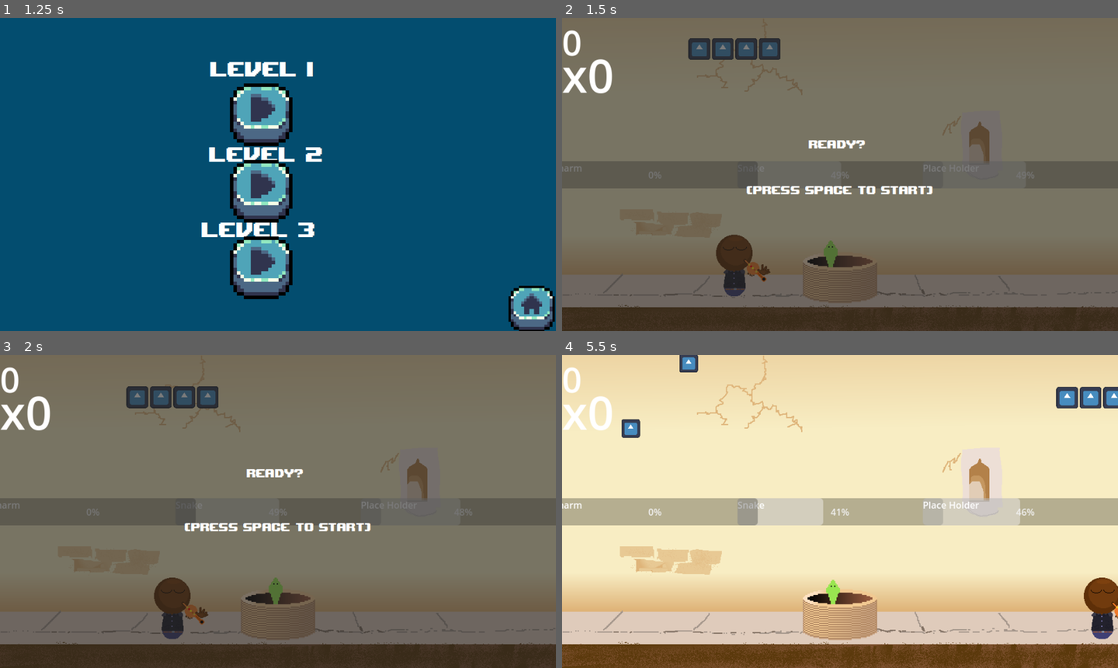
Above: before the commit, frames 1-4 (two rows, left to right).
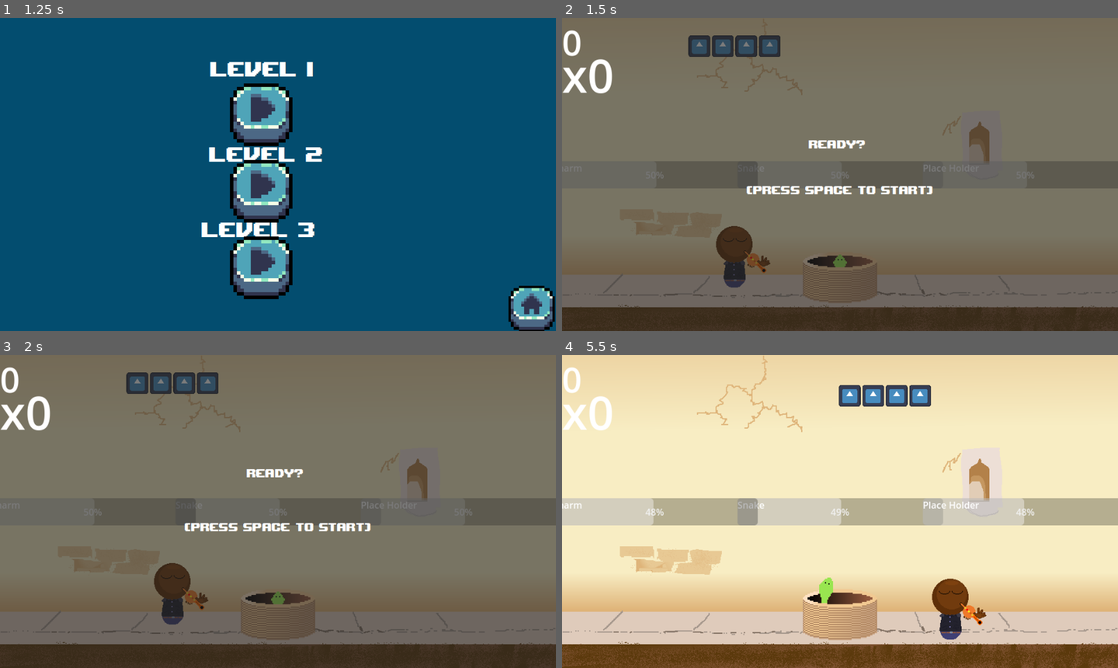
Above: after the commit, the same moments.

Repository: K0RIS/WinterMelonJam2023
Game: Godot game, scene res://assets/scenes/main_menu.tscn
Two runs of this game, one before a commit and one after it. Both use one fixed random seed, a clock stepped at 60 frames per second and the inputs below. The engine's default icon, where the game draws it, is replaced by a stand-in: a white triangle on a blue panel in a dark square. Sound files missing from this copy of the repository are replaced by a short silence.
Inputs (mouse positions are in pixels of both pictures, inside the frame that each line leads up to):
- Up to frame 1 (1.25 s): click (166, 86) at 0.5 s
- Up to frame 2 (1.5 s): click (823, 115) at 1.25 s
- Up to frame 3 (2 s): no input
- Up to frame 4 (5.5 s): tap Space (Start_Level) at 2, 2.1, 2.85, 3.6, 4.35, 5.1 s; hold D (move_right) 2.03-3.53 s; tap Enter (ui_accept) at 2.27, 3.02, 4.52, 5.27 s; hold Left (left) 3.53-4.28 s; hold D (move_right) from 4.28 s (still down)

Frame 1 is identical in both runs. In frame 2, 1.4% of the frame differs, in the area x 15-52%, y 5-89%; in frame 3, 2.8%; in frame 4, 6.1%, in the area x 0-100%, y 0-91%.

Commit message:
PlayerHover

Diff:
--- a/ReadyUpScreen.gd
+++ b/ReadyUpScreen.gd
@@ -5,7 +5,7 @@
 func _ready():
 	pass # Replace with function body.
 	$AnimationPlayer.play("idle")
-	#get_tree().paused = true
+	get_tree().paused = true
 # Called every frame. 'delta' is the elapsed time since the previous frame.
 func _process(delta):
 	if Input.is_action_just_pressed("Start_Level") and CanStart:
--- a/assets/scenes/EnvironmentalAreas.tscn
+++ b/assets/scenes/EnvironmentalAreas.tscn
@@ -67,7 +67,7 @@
 offset_bottom = 23.5
 grow_horizontal = 2
 grow_vertical = 2
-value = 1.0
+value = 50.0
 script = ExtResource("3_kv1wc")
 metadata/_edit_group_ = true
 
--- a/assets/scenes/SnakeCharmer.tscn
+++ b/assets/scenes/SnakeCharmer.tscn
@@ -1,8 +1,7 @@
-[gd_scene load_steps=48 format=3 uid="uid://cvbr3f3sf14b3"]
+[gd_scene load_steps=49 format=3 uid="uid://cvbr3f3sf14b3"]
 
 [ext_resource type="Script" path="res://assets/scripts/Player.gd" id="1_7u2cq"]
 [ext_resource type="PackedScene" uid="uid://bmiuichhpkbl6" path="res://assets/scenes/RhythmGame.tscn" id="2_mo0dp"]
-[ext_resource type="Texture2D" uid="uid://cuvq7up0uk2f8" path="res://assets/icon.svg" id="3_vl6t2"]
 [ext_resource type="Texture2D" uid="uid://bya8pvm81516i" path="res://assets/sprites/flutePlayer.png" id="4_00v1l"]
 
 [sub_resource type="CapsuleShape2D" id="CapsuleShape2D_6ul8e"]
@@ -300,6 +299,27 @@
 "speed": 5.0
 }]
 
+[sub_resource type="Animation" id="Animation_k2q3x"]
+resource_name = "float"
+loop_mode = 2
+tracks/0/type = "value"
+tracks/0/imported = false
+tracks/0/enabled = true
+tracks/0/path = NodePath("AnimatedSprite2D:position")
+tracks/0/interp = 1
+tracks/0/loop_wrap = true
+tracks/0/keys = {
+"times": PackedFloat32Array(0, 1),
+"transitions": PackedFloat32Array(1, 1),
+"update": 0,
+"values": [Vector2(15, 6), Vector2(15, 8)]
+}
+
+[sub_resource type="AnimationLibrary" id="AnimationLibrary_wxik3"]
+_data = {
+"float": SubResource("Animation_k2q3x")
+}
+
 [node name="SnakeCharmer" type="CharacterBody2D"]
 script = ExtResource("1_7u2cq")
 
@@ -318,13 +338,9 @@
 [node name="Timer" type="Timer" parent="."]
 autostart = true
 
-[node name="Sprite2D" type="Sprite2D" parent="."]
-visible = false
-texture = ExtResource("3_vl6t2")
-
 [node name="RockHitBox" type="Area2D" parent="."]
 collision_layer = 9
-collision_mask = 9
+collision_mask = 4
 
 [node name="CollisionShape2D" type="CollisionShape2D" parent="RockHitBox"]
 position = Vector2(0, 4.5625)
@@ -336,13 +352,23 @@
 [node name="RhythmGame" parent="Node" instance=ExtResource("2_mo0dp")]
 
 [node name="AnimatedSprite2D" type="AnimatedSprite2D" parent="."]
-position = Vector2(15, 6)
+position = Vector2(15, 6.70449)
 sprite_frames = SubResource("SpriteFrames_uuc5w")
 animation = &"right"
 autoplay = "right"
 frame_progress = 0.0975338
 
+[node name="hit_timer" type="Timer" parent="."]
+wait_time = 0.1
+
+[node name="AnimationPlayer" type="AnimationPlayer" parent="."]
+libraries = {
+"": SubResource("AnimationLibrary_wxik3")
+}
+autoplay = "float"
+
 [connection signal="area_shape_entered" from="HitBox" to="." method="_on_hit_box_area_shape_entered"]
 [connection signal="area_shape_exited" from="HitBox" to="." method="_on_hit_box_area_shape_exited"]
 [connection signal="timeout" from="Timer" to="." method="_on_timer_timeout"]
 [connection signal="area_shape_entered" from="RockHitBox" to="." method="_on_rock_hit_box_area_shape_entered"]
+[connection signal="timeout" from="hit_timer" to="." method="_on_hit_timer_timeout"]
--- a/assets/scenes/rock.tscn
+++ b/assets/scenes/rock.tscn
@@ -10,7 +10,7 @@
 script = ExtResource("1_lkiy0")
 
 [node name="Area2D" type="Area2D" parent="."]
-collision_layer = 0
+collision_layer = 4
 collision_mask = 8
 
 [node name="CollisionShape2D" type="CollisionShape2D" parent="Area2D"]
--- a/assets/scripts/Player.gd
+++ b/assets/scripts/Player.gd
@@ -13,6 +13,8 @@
 var gravity = ProjectSettings.get_setting("physics/2d/default_gravity")
 var MaxHealth = 3
 var CurrentHealth = 3
+
+var taking_damage = false
 
 func _physics_process(delta):
 	# Add the gravity.
@@ -49,13 +51,19 @@
 func _on_timer_timeout():
 	emit_signal("CallMeterManager", CurrentArea)
 
-
-
-
 func _on_rock_hit_box_area_shape_entered(area_rid, area, area_shape_index, local_shape_index):
-	CurrentHealth -= 1
-	CheckHealth()
+	if not taking_damage:
+		CurrentHealth -= 1
+		CheckHealth()
+		taking_damage = true
+		sprite.modulate = Color(100, 100, 100)
+		$hit_timer.start()
 
 func  CheckHealth():
 	if CurrentHealth <= 0:
 		print("you lost due lost of health")
+
+
+func _on_hit_timer_timeout():
+	taking_damage = false
+	sprite.modulate = Color(1, 1, 1)
